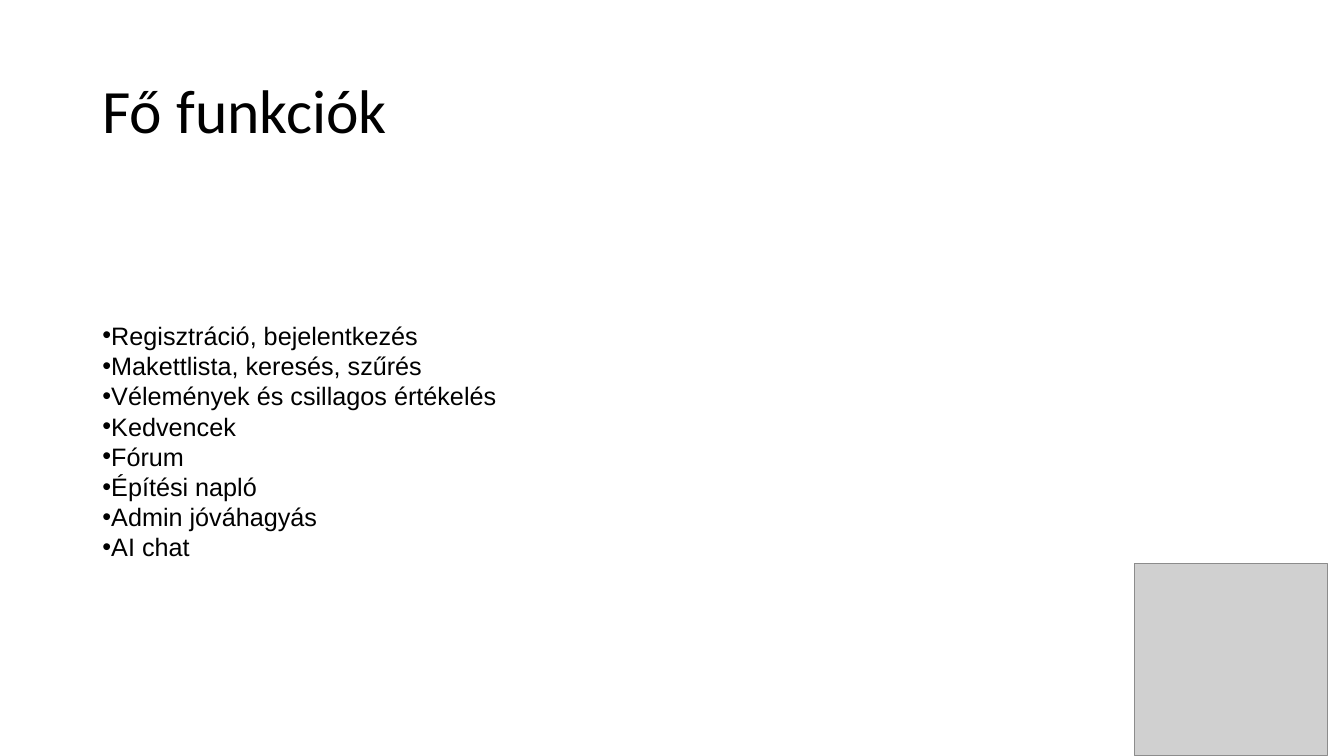
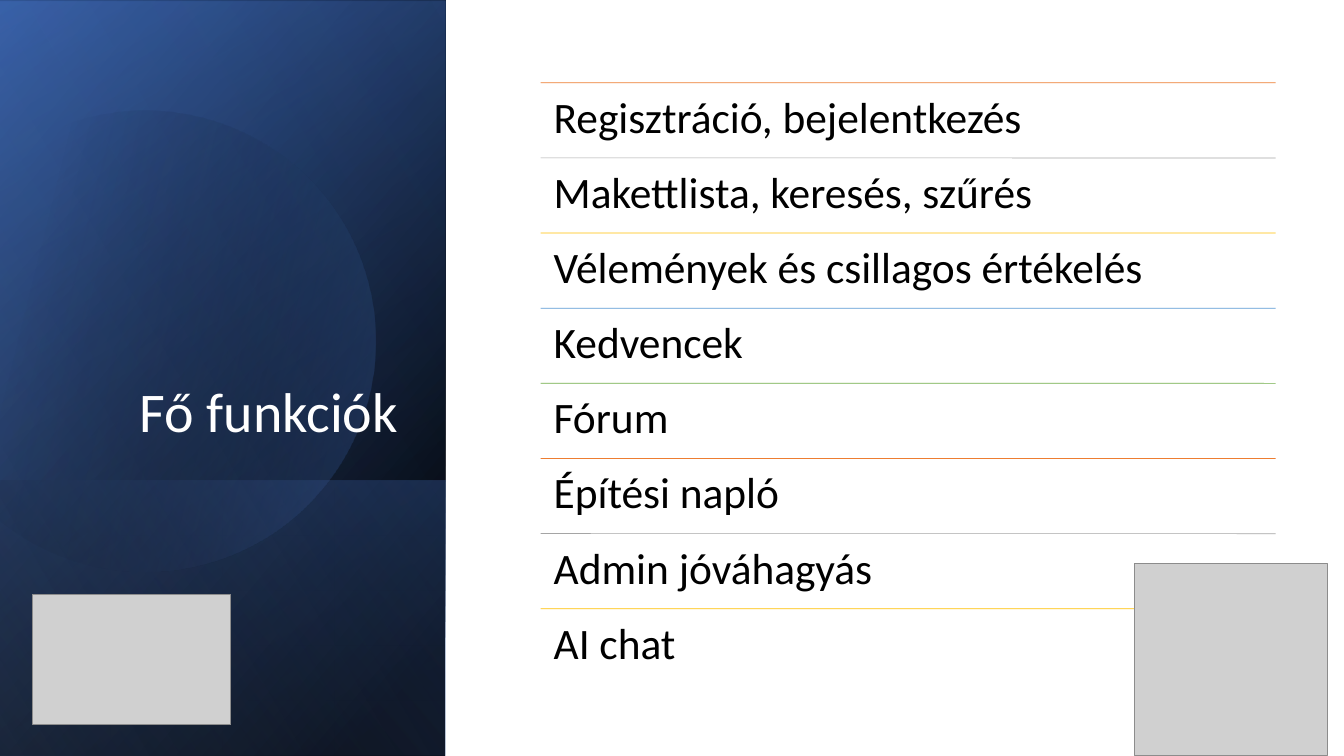
Before and after one commit to ClausPatrik/Makettoldal, a slide deck: slide 4 of MakettMester.pptx. Drawn at 1344x756 pixels with LibreOffice and Linux fonts; fonts in the diff are those of the drawing; grey boxes stand for pictures. Boxes give left, top, right and bottom in pixels: in the first picture for what was removed or moved away, otherwise in the second. Text is boxed around its words. In the diff, an @@ line names an element or a change of style, - is before the commit and + after.

```diff
--- a/MakettMester.pptx
+++ b/MakettMester.pptx
@@ rectangle added at (0,0,446,756), fill gradient #000000 to #2F5597 @@
@@ rectangle added at (0,1,446,756), fill gradient #000000 to #4472C4 @@
@@ rectangle added at (0,0,446,756), fill gradient #000000 to #8FAADC @@
@@ freeform shape added at (0,56,431,618), fill gradient #000000 to #4472C4 @@
@@ title "Fő funkciók": place and size @@
-title "Fő funkciók" at (102,90,387,134)
+title "Fő funkciók" at (139,393,398,433)
@@ title "Fő funkciók" at (139,393,398,433): size 44 to 40 pt, text colour #000000 to #FFFFFF; alignment left to right; vertical alignment middle to bottom @@
@@ text removed at (102,326,496,557) @@
-• Regisztráció, bejelentkezés
-• Makettlista, keresés, szűrés
-• Vélemények és csillagos értékelés
-• Kedvencek
-• Fórum
-• Építési napló
-• Admin jóváhagyás
-• AI chat
@@ rectangle added at (0,480,446,756), fill gradient #4472C4 to #000000 @@
@@ picture added at (32,595,231,725) @@
@@ group added at (540,83,1276,660): 8 lines, 8 texts @@
+Regisztráció, bejelentkezés
+Makettlista, keresés, szűrés
+Vélemények és csillagos értékelés
+Kedvencek
+Fórum
+Építési napló
+Admin jóváhagyás
+AI chat
```
Also in this commit, not shown: 17 other slides changed.
